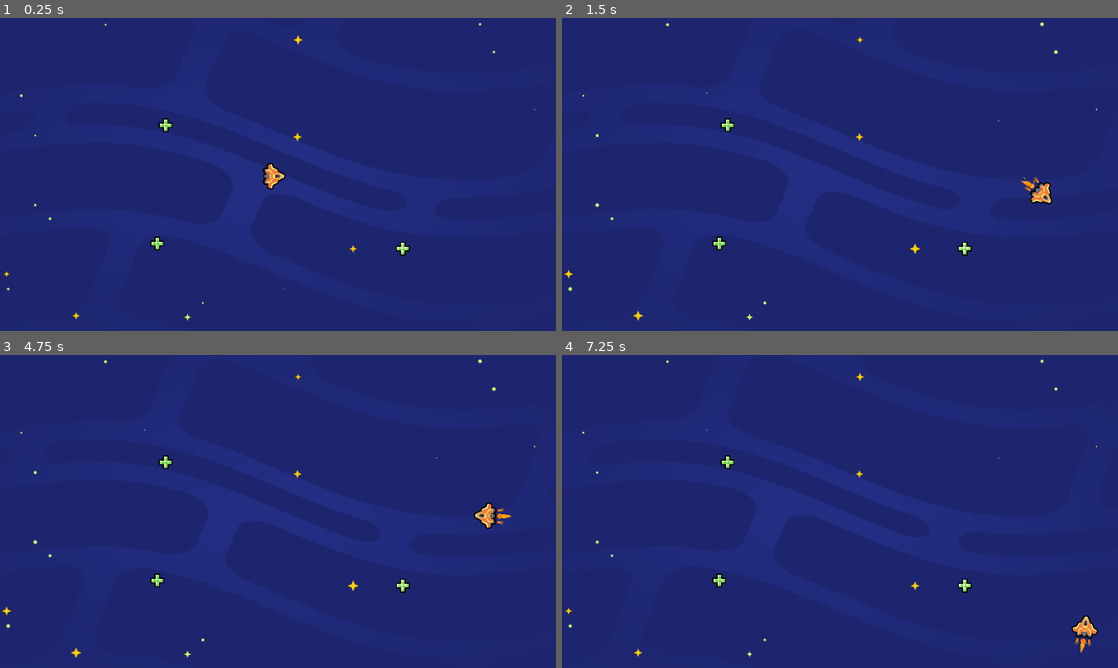
Above: before the commit, frames 1-4 (two rows, left to right).
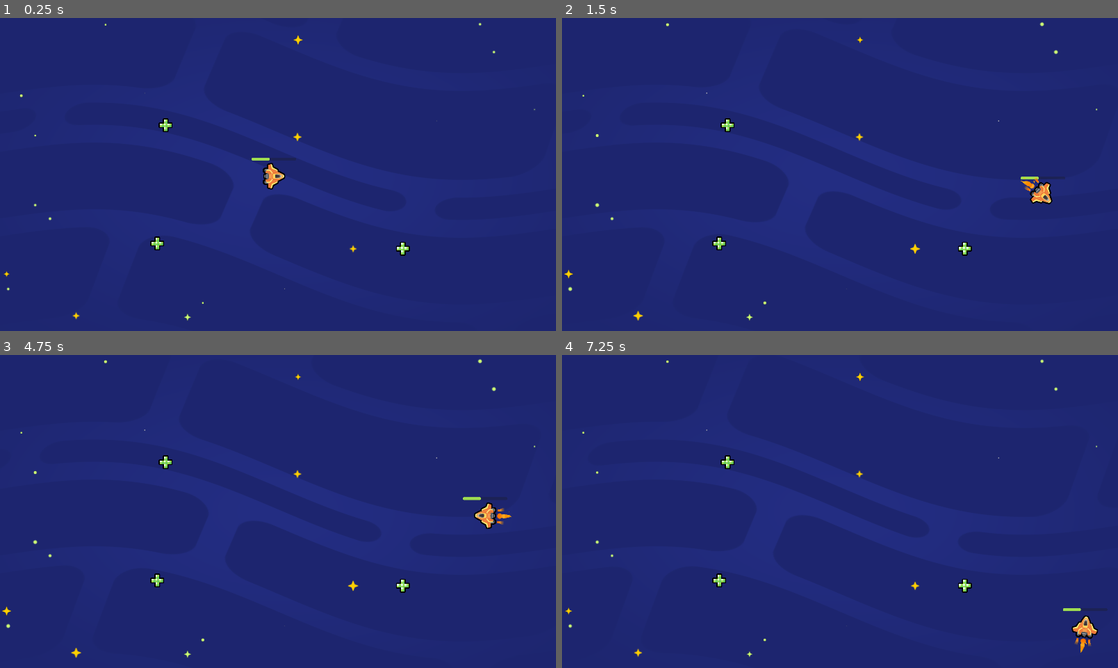
Above: after the commit, the same moments.

Repository: keliang5/2d-GameDev-Course
Game: Godot game, scene res://lessons/space_level.tscn
Same seed, same stepped clock (60 frames per second), same inputs: the game is played once before the commit and once after it.
Inputs:
- Up to frame 1 (0.25 s): no input
- Up to frame 2 (1.5 s): hold D (move_right) 0.53-1.28 s; hold S (move_down) from 1.28 s (still down)
- Up to frame 3 (4.75 s): release S (move_down) at 2.03 s; hold D (move_right) 2.03-2.78 s; hold W (move_up) 2.78-3.53 s; tap Enter at 3.5 s; hold A (move_left) from 3.53 s (still down)
- Up to frame 4 (7.25 s): release A (move_left) at 5.03 s; hold S (move_down) 5.03-5.78 s; hold D (move_right) 5.78-6.53 s; tap Space at 6.5 s; hold W (move_up) from 6.53 s (still down)

The runs differ from the first frame. In frame 1, less than 0.1% of the frame differs, in the area x 45-54%, y 44-46%; in frame 2, less than 0.1%; in frame 3, less than 0.1%; in frame 4, less than 0.1%.

Commit message:
L4 Add Health Baar

Diff:
--- a/05.loot_it_all_workbook/lessons/ship.gd
+++ b/05.loot_it_all_workbook/lessons/ship.gd
@@ -20,4 +20,4 @@
 	position += velocity * delta
 
 	if velocity.length() > 0.0:
-		rotation = velocity.angle()
+		get_node("Sprite2D").rotation = velocity.angle()
--- a/05.loot_it_all_workbook/lessons/ship.tscn
+++ b/05.loot_it_all_workbook/lessons/ship.tscn
@@ -1,9 +1,16 @@
-[gd_scene load_steps=6 format=3 uid="uid://dmv50krf4bo5r"]
+[gd_scene load_steps=7 format=3 uid="uid://dmv50krf4bo5r"]
 
 [ext_resource type="Texture2D" uid="uid://bniyrxn3r2v8h" path="res://assets/ship.png" id="3_pdppw"]
 [ext_resource type="Script" path="res://lessons/ship.gd" id="4_p1sls"]
 [ext_resource type="PackedScene" uid="uid://dgf54k70yiiff" path="res://assets/ship_visual_effects/main_thruster/main_thruster.tscn" id="5_q7c3l"]
 [ext_resource type="PackedScene" uid="uid://bklom8bhpxg4h" path="res://assets/ship_visual_effects/side_thruster/side_thruster.tscn" id="6_1updt"]
+
+[sub_resource type="StyleBoxFlat" id="StyleBoxFlat_kmqb7"]
+bg_color = Color(0.623529, 0.866667, 0.317647, 1)
+corner_radius_top_left = 4
+corner_radius_top_right = 4
+corner_radius_bottom_right = 4
+corner_radius_bottom_left = 4
 
 [sub_resource type="CircleShape2D" id="CircleShape2D_ven7h"]
 radius = 44.0114
@@ -11,19 +18,35 @@
 [node name="Ship" type="Area2D"]
 script = ExtResource("4_p1sls")
 
+[node name="UI" type="Control" parent="."]
+layout_mode = 3
+anchors_preset = 0
+offset_right = 40.0
+offset_bottom = 40.0
+
+[node name="HealthBar" type="ProgressBar" parent="UI"]
+layout_mode = 0
+offset_left = -77.0
+offset_top = -64.0
+offset_right = 77.0
+offset_bottom = -54.0
+theme_override_styles/fill = SubResource("StyleBoxFlat_kmqb7")
+value = 40.0
+show_percentage = false
+
 [node name="Sprite2D" type="Sprite2D" parent="."]
 position = Vector2(0, -2.04636e-12)
 texture = ExtResource("3_pdppw")
 
-[node name="MainThruster" parent="." instance=ExtResource("5_q7c3l")]
-position = Vector2(-33, 0)
+[node name="MainThruster" parent="Sprite2D" instance=ExtResource("5_q7c3l")]
+position = Vector2(-33, 2.04636e-12)
 points = PackedVector2Array(0, 0, 33.3333, 0, 66.6667, 0)
 
-[node name="SideThruster" parent="." instance=ExtResource("6_1updt")]
+[node name="SideThruster" parent="Sprite2D" instance=ExtResource("6_1updt")]
 position = Vector2(-44, -21)
 rotation = 1.74987
 
-[node name="SideThruster2" parent="." instance=ExtResource("6_1updt")]
+[node name="SideThruster2" parent="Sprite2D" instance=ExtResource("6_1updt")]
 position = Vector2(-45, 19)
 rotation = 1.36715
 
